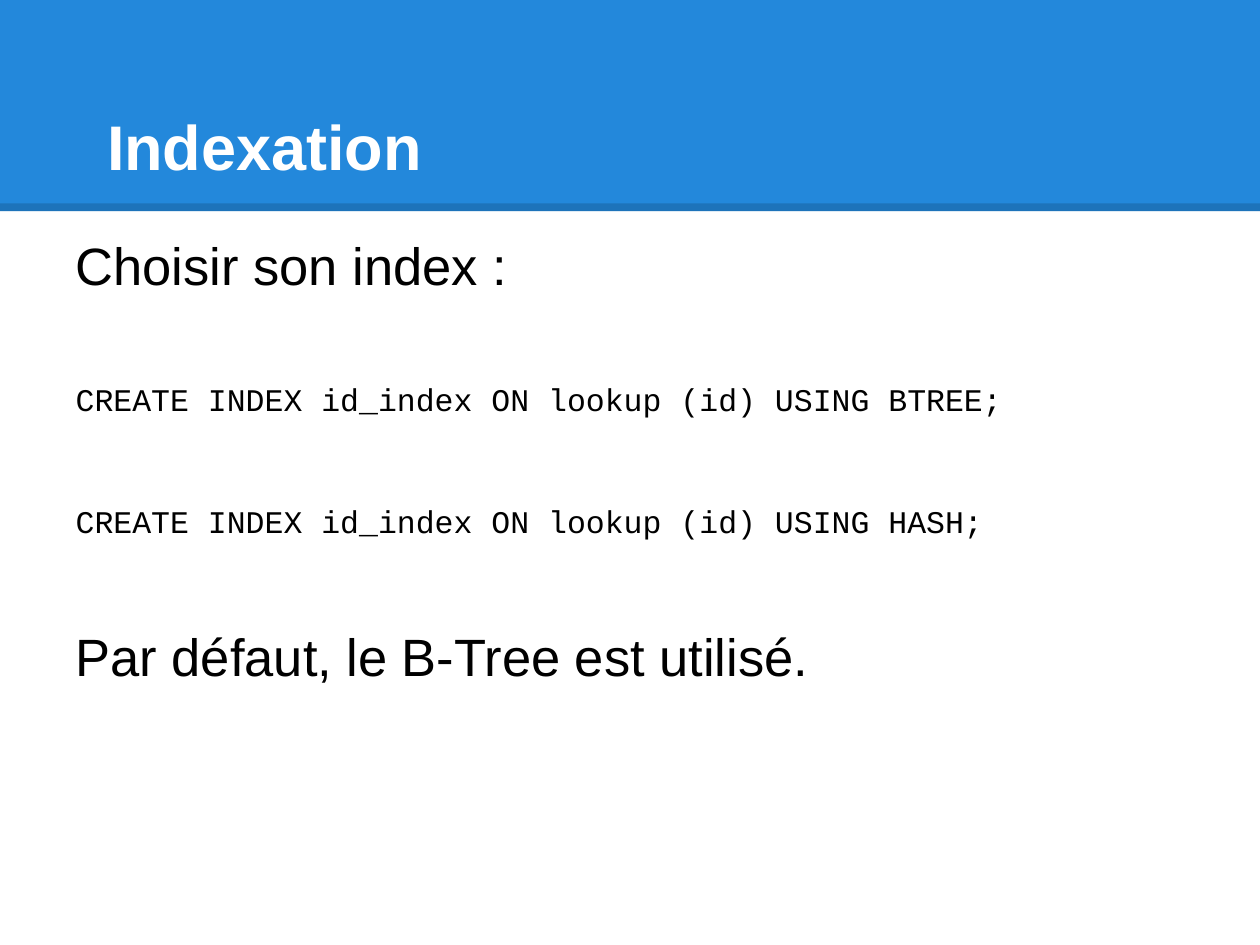
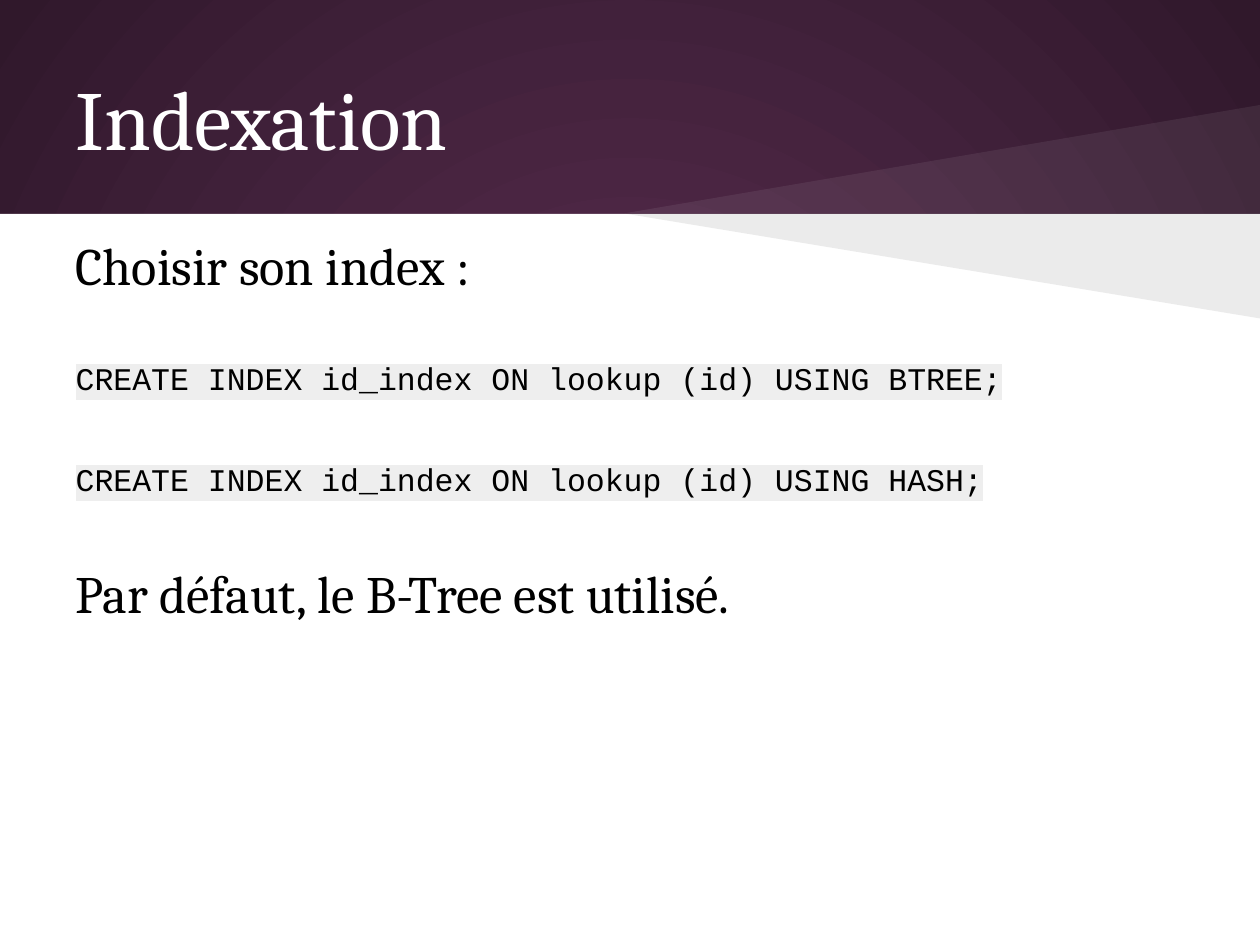
Before and after one commit to olivier-pitton/dant, a slide deck: slide 21 of mysql/Cours_MySQL.pptx. Drawn at 1260x945 pixels with LibreOffice and Linux fonts; fonts in the diff are those of the drawing. Boxes give left, top, right and bottom in pixels: in the first picture for what was removed or moved away, otherwise in the second. Text is boxed around its words. In the diff, an @@ line names an element or a change of style, - is before the commit and + after.

```diff
--- a/mysql/Cours_MySQL.pptx
+++ b/mysql/Cours_MySQL.pptx
@@ background #FFFFFF to gradient #592D50 to #30182B @@
@@ rectangle removed at box(0, 0, 1260, 212) @@
@@ title "Indexation" at box(76, 91, 448, 151): size 36 to 48 pt, font Arial to Cambria, bold off; indent changed; vertical alignment bottom to middle @@
@@ freeform shape added at box(624, 105, 1260, 213), fill #FFFFFF at 7% opacity @@
@@ line removed from (0, 207) to (1260, 207) @@
@@ rectangle added at box(0, 214, 1260, 945), fill #FFFFFF @@
@@ text "Choisir son index :" at box(76, 248, 1001, 620): font Arial to Cambria in "Choisir son index :", "Par défaut, le B-Tree est utilisé."; highlight none to #EEEEEE in "CREATE INDEX id_index ON lookup (id) USING ...", "CREATE INDEX id_index ON lookup (id) USING ..."; indent changed; less space between paragraphs @@
@@ freeform shape added at box(624, 213, 1260, 318), fill #000000 at 8% opacity @@
```
Also in this commit, not shown: 37 other slides changed, 1 slide added, 1 slide removed, 1 other file.
